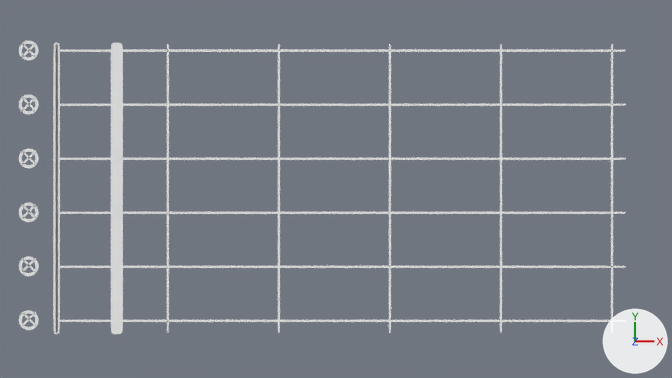
The Blender file otherDocs/textures/guitarTabTexture.blend: old version first, new version second.
The view is the same before and after, from the file's camera 'Camera'. The axes (+X, +Y, +Z) are drawn at lower right. The lights are the same throughout.
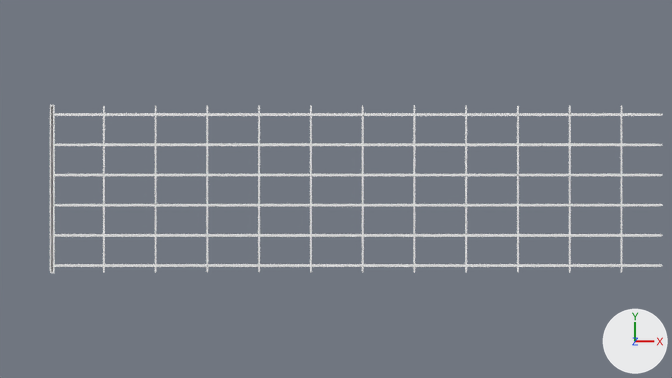
Location of each change, (x1, y1, x2, y2) in pixels of the pictures (672 x 378 px):
'Plane.002', moved, rescaled, modifiers changed (8% wider, 43% shorter)
    before: (60, 49, 626, 322)
    after: (52, 113, 663, 267)
'Plane.001', moved, rescaled, modifiers changed (42% shorter)
    before: (56, 44, 613, 333)
    after: (51, 105, 622, 273)
'Plane.004', hidden
    before: (111, 43, 123, 334)
'Plane', moved, rescaled (25% narrower, 42% shorter)
    before: (53, 43, 60, 334)
    after: (50, 105, 55, 273)
'Circle', hidden
    before: (19, 41, 39, 330)
'Plane.003', hidden
    before: (22, 43, 36, 326)

The change in detail:
me_plane_002 has 8 vertices, 3 faces and spans x -1.0..1.0, y -1.0..1.0, z 0.0.
me_plane_002 is used by ob_plane_001; location (-2.493, 0.005, 0.0); scale (0.0103, 1.29, 1.3).
me_plane_002 part 1: the whole mesh is scaled about its middle by (0.792, 1.01, 1).
me_plane_003 has 8 vertices, 3 faces and spans x -1.0..1.0, y -1.0..2.95, z 0.0.
me_plane_003 is used by ob_plane_002; location (-1.215, 1.235, 0.0); rotation (0.0, 0.0, -1.571), in degrees (0, 0, -90); scale (0.0103, 1.29, 1.3).
me_plane_003 part 2: the whole mesh is scaled about its middle by (2, 1.07, 1), then moved by (0.0, 0.16, 0.0).
Object 'Plane' (ob_plane) moves from (-2.494, 0.005, 0.0) to (-2.534, 0.0, 0.0).
Object 'Plane' (ob_plane) is rescaled from (0.0287, 1.3, 1.3) to (0.0223, 0.753, 1.3).
Object 'Plane.001' (ob_plane_001) moves from (-2.493, 0.005, 0.0) to (-2.535, 0.0, 0.0).
Object 'Plane.001' (ob_plane_001) is rescaled from (0.0103, 1.29, 1.3) to (0.0103, 0.746, 1.3).
Object 'Plane.001' (ob_plane_001) has a ARRAY modifier named 'Array'.
On modifier 'Array' of object 'Plane.001' (ob_plane_001), count goes from 6 to 12.
Object 'Plane.001' (ob_plane_001) has a ARRAY modifier named 'Array'.
On modifier 'Array' of object 'Plane.001' (ob_plane_001), relative_offset_displace goes from (48.1, 0.0, 0.0) to (28.31, 0.0, 0.0).
Object 'Plane.002' (ob_plane_002) moves from (-1.215, 1.235, 0.0) to (-1.27, 0.664, 0.0).
Object 'Plane.002' (ob_plane_002) is rescaled from (0.0103, 1.29, 1.3) to (0.00583, 1.29, 1.3).
Object 'Plane.002' (ob_plane_002) has a ARRAY modifier named 'Array'.
On modifier 'Array' of object 'Plane.002' (ob_plane_002), relative_offset_displace goes from (23.4, 0.0, 0.0) to (11.55, 0.0, 0.0).
Object 'Plane.004' (ob_plane_004) is now hidden.
Object 'Plane.003' (ob_plane_003) is now hidden.
Object 'Circle' (ob_circle) is now hidden.
